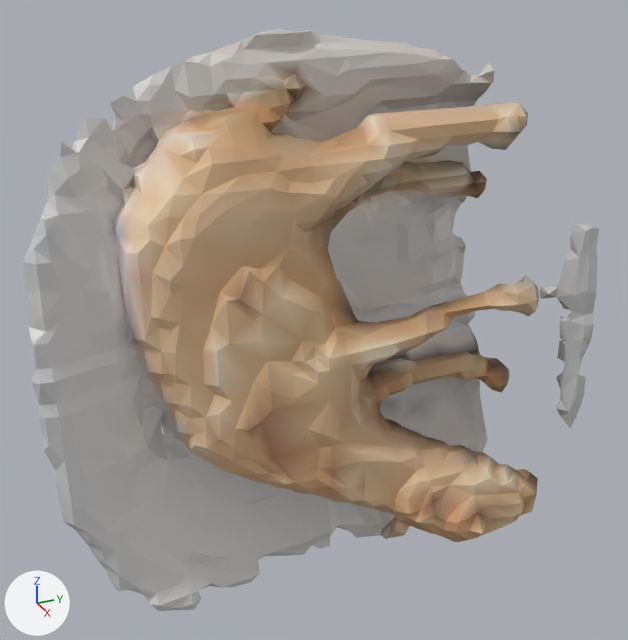
An edit to the glTF model web/assets/kits/grazer.glb, drawn before and after from the same camera.
Both versions are drawn from a camera (50 mm lens) standing at (1.442, -0.684, 1.271) and looking at (0.021, -0.045, 0.561). The axes (+X, +Y, +Z) are drawn at lower left. The lights are the same throughout. The picture after the commit comes second. Where no turn or scale is listed for an object, it has been applied to the vertices.

The first picture shows 'geometry_0'.
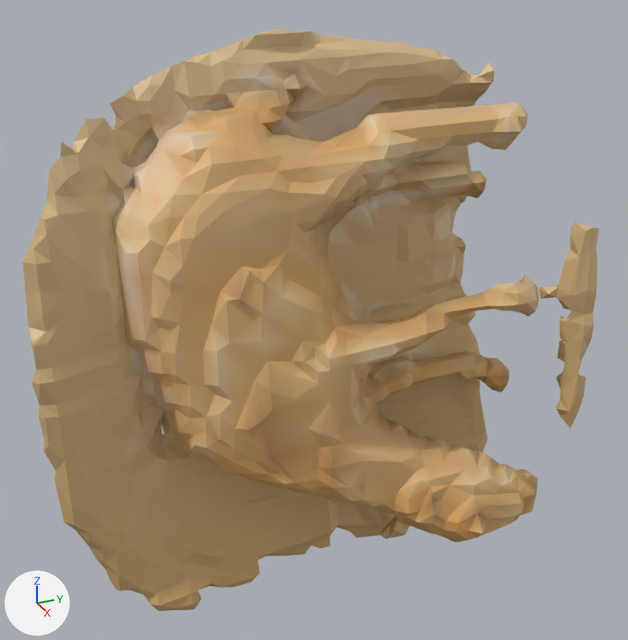
Patch to the scene script:
```diff
--- a/web/assets/kits/grazer.glb.py
+++ b/web/assets/kits/grazer.glb.py
@@ me_geometry_0 @@
 me_geometry_0.from_pydata(...)  # 2499 vertices, 5000 faces; spans x -0.202..0.278, y -0.588..0.547, z 0.0..1.1
 # used by ob_geometry_0; location = (0.0, 0.0, 0.0)
+# me_geometry_0 part 1: 5000 faces centred in x -0.201..0.266, y -0.582..0.54, z 0.005..1.096 are repainted in the vertex colours, in many colours
 me_geometry_0.materials.append(mat_defaultmaterial)
```

Boxes (x1, y1, x2, y2) around the edits, measured in the pictures (628 x 640 px):
part 1 of me_geometry_0, recoloured
    both: (23, 29, 599, 611)
